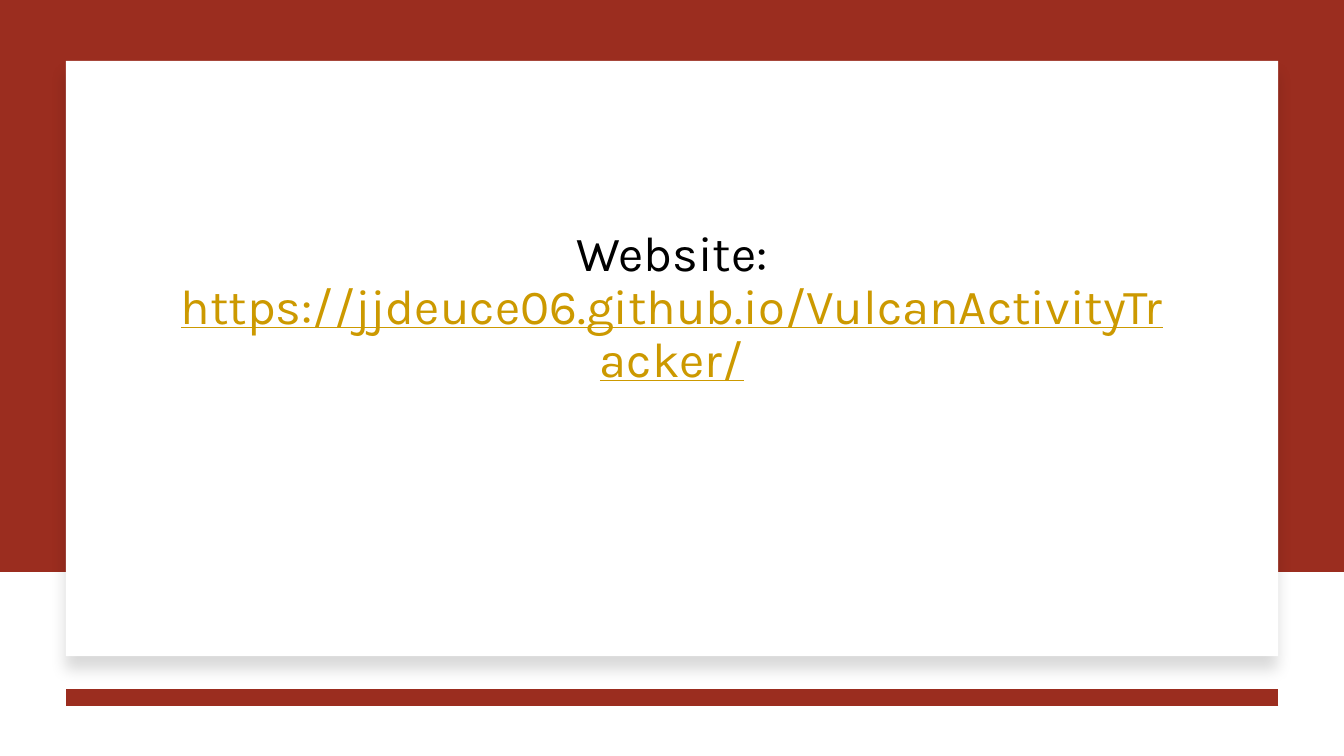
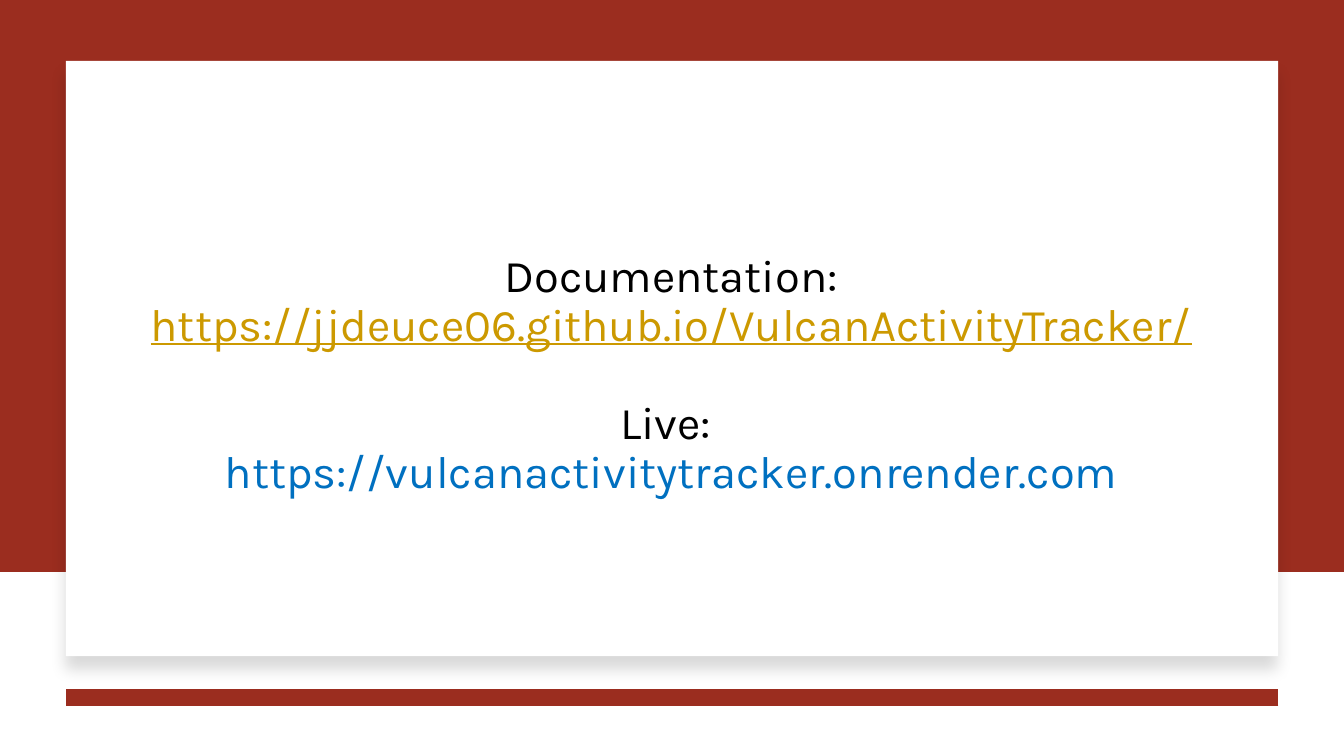
Before and after one commit to jjdeuce06/VulcanActivityTracker, a slide deck: slide 8 of Documentation/Weekly Report/week14/CMSC-4920-Week14Report-Group2.pptx (slide 7 before the commit). Drawn at 1344x756 pixels with LibreOffice and Linux fonts; fonts in the diff are those of the drawing. Boxes give left, top, right and bottom in pixels: in the first picture for what was removed or moved away, otherwise in the second. Text is boxed around its words. In the diff, an @@ line names an element or a change of style, - is before the commit and + after.

Commit message:
attempt to fix website

```diff
--- a/Documentation/Weekly Report/week14/CMSC-4920-Week14Report-Group2.pptx
+++ b/Documentation/Weekly Report/week14/CMSC-4920-Week14Report-Group2.pptx
@@ title at box(151, 260, 1192, 499): text changed; size 35 to 32.4 pt @@
-Website: https://jjdeuce06.github.io/VulcanActivityTracker/
+Documentation: https://jjdeuce06.github.io/VulcanActivityTracker/
+Live:
+https://vulcanactivitytracker.onrender.com
```
Also in this commit, not shown: 1 other slide changed, 1 slide added, 2 other files.
